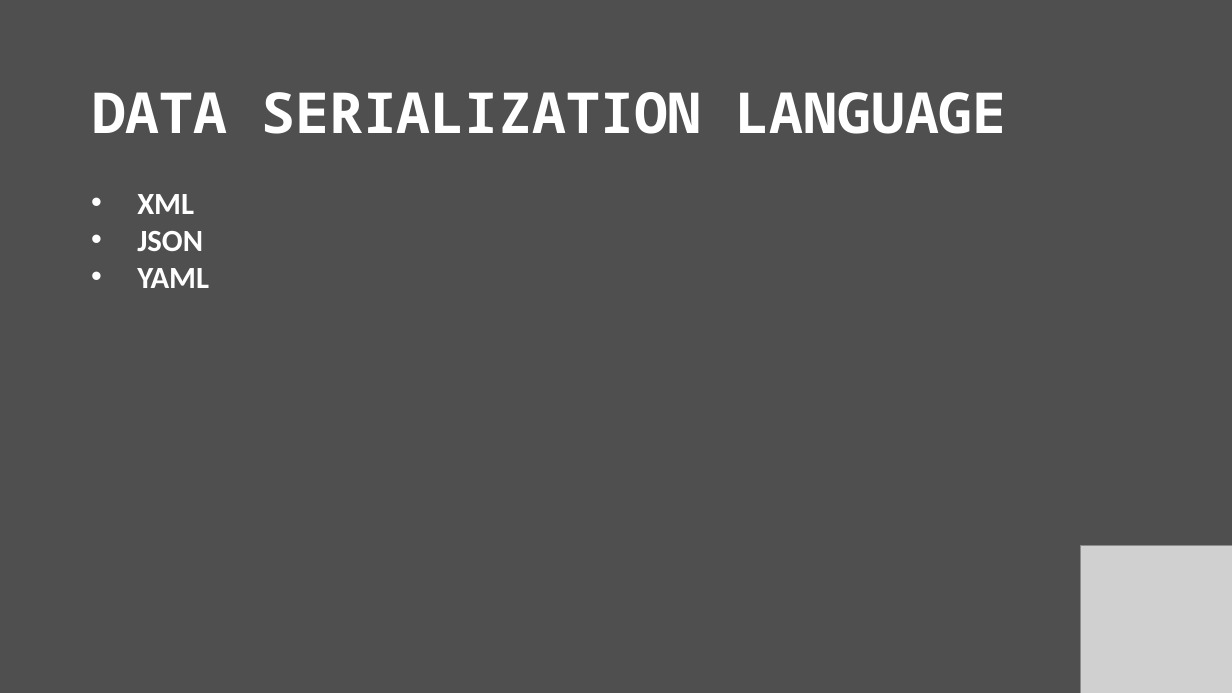
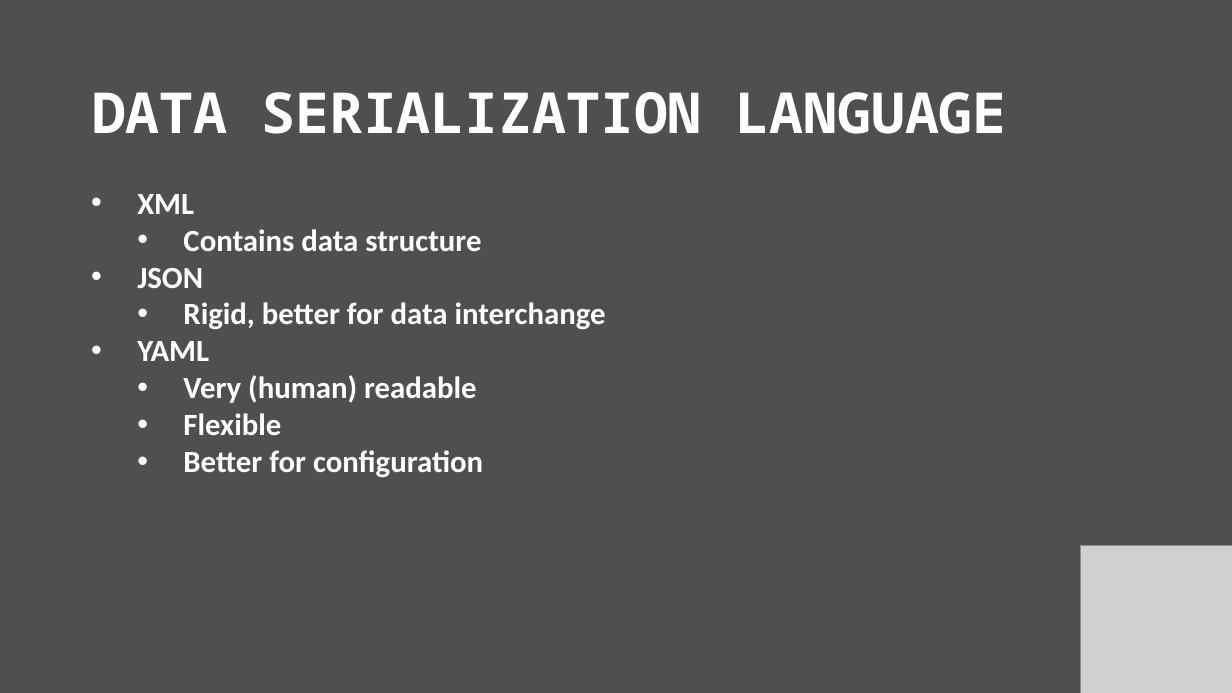
Before and after one commit to muratcanozdemir/python_api, a slide deck: slide 9 of presentation_python_API.pptx (slide 8 before the commit). Drawn at 1232x693 pixels with LibreOffice and Linux fonts; fonts in the diff are those of the drawing; grey boxes stand for pictures. Boxes give left, top, right and bottom in pixels: in the first picture for what was removed or moved away, otherwise in the second. Text is boxed around its words. In the diff, an @@ line names an element or a change of style, - is before the commit and + after.

```diff
--- a/presentation_python_API.pptx
+++ b/presentation_python_API.pptx
@@ text at [183,229,481,251]: paragraph added @@
+  • Contains data structure
@@ text at [183,302,606,329]: paragraph added @@
+  • Rigid, better for data interchange
@@ text at [183,375,483,477]: paragraphs added @@
+  • Very (human) readable
+  • Flexible
+  • Better for configuration
```
Also in this commit, not shown: 2 other slides changed, 8 slides added, 15 other files.
